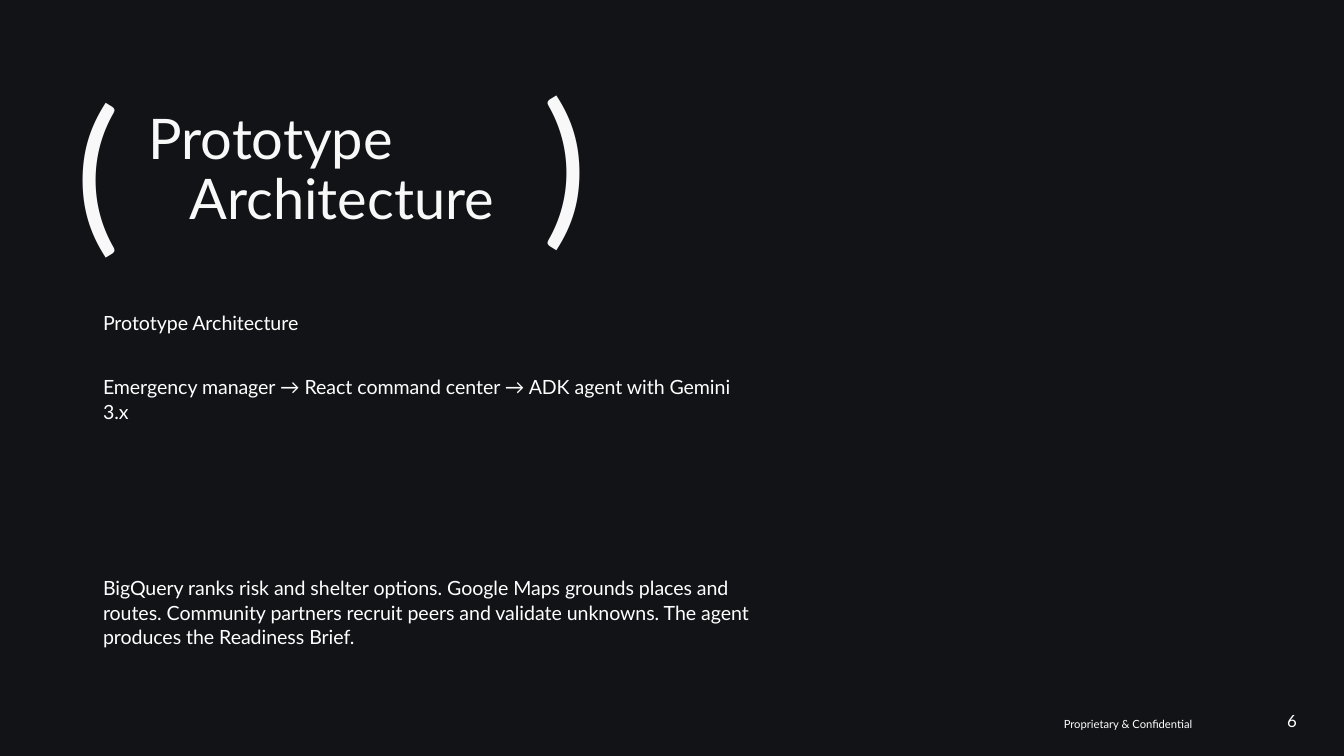
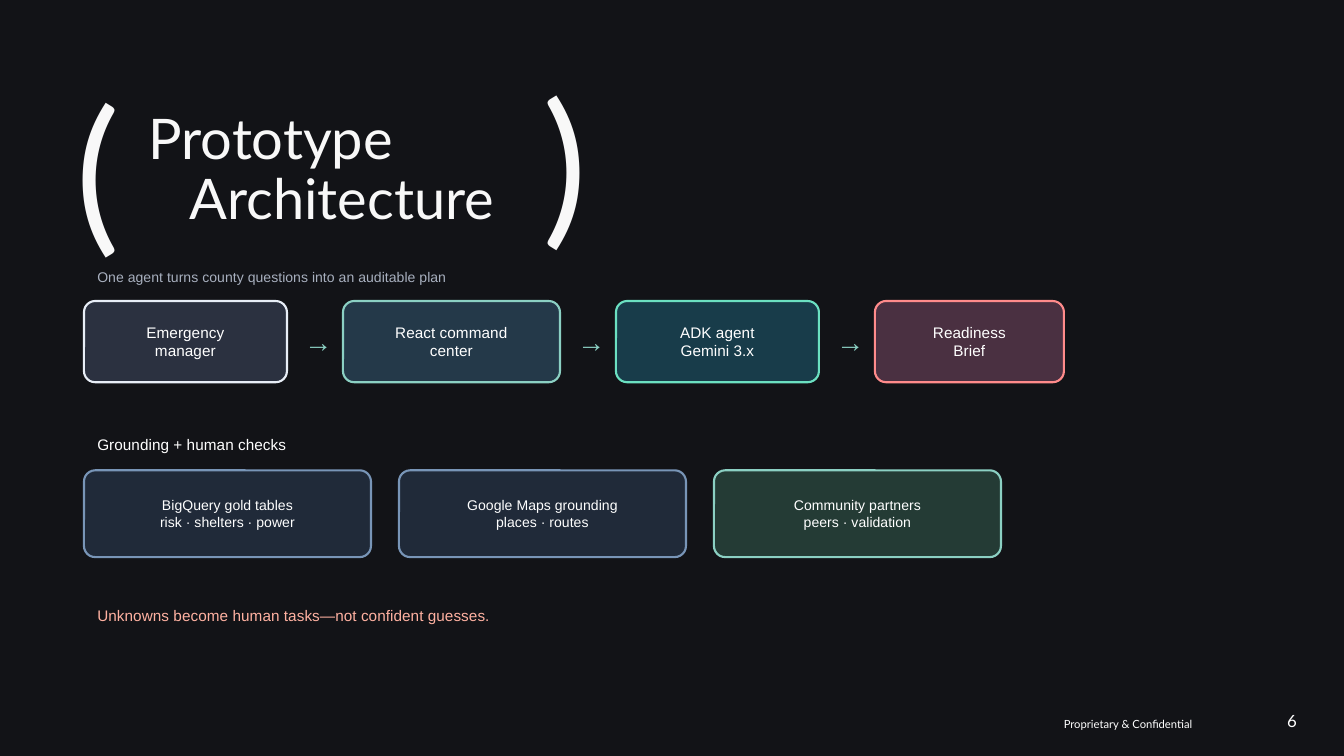
Before and after one commit to rahmani-hossein/hurricane-evacuation, a slide deck: slide 6 of docs/No-One-Left-Behind-Lee-County.pptx. Drawn at 1344x756 pixels with LibreOffice and Linux fonts; fonts in the diff are those of the drawing; background and template pictures are left out. Boxes give left, top, right and bottom in pixels: in the first picture for what was removed or moved away, otherwise in the second. Text is boxed around its words. In the diff, an @@ line names an element or a change of style, - is before the commit and + after.

Commit message:
feat: add agent architecture flow to pitch deck

```diff
--- a/docs/No-One-Left-Behind-Lee-County.pptx
+++ b/docs/No-One-Left-Behind-Lee-County.pptx
@@ text added at bbox=[97, 272, 446, 285], 7.5 pt, text #A8B0BF @@
+One agent turns county questions into an auditable plan
@@ rounded rectangle added at bbox=[83, 301, 286, 382], fill #2B3140, outline #E8EEF7 1.13 pt, 8.2 pt, text #FFFFFF @@
+Emergency
+manager
@@ text removed at bbox=[103, 315, 749, 648] @@
-Prototype Architecture
-Emergency manager → React command center → ADK agent with Gemini 3.x
-BigQuery ranks risk and shelter options. Google Maps grounds places and routes. Community partners recruit peers and validate unknowns. The agent produces the Readiness Brief.
@@ text added at bbox=[292, 320, 343, 364], 15 pt, text #8BD0C3 @@
+→
@@ rounded rectangle added at bbox=[343, 301, 559, 382], fill #243949, outline #8BD0C3 1.13 pt, 8.2 pt, text #FFFFFF @@
+React command
+center
@@ text added at bbox=[564, 320, 616, 364], 15 pt, text #8BD0C3 @@
+→
@@ rounded rectangle added at bbox=[616, 301, 818, 382], fill #183C4A, outline #6BE0C1 1.13 pt, 8.2 pt, text #FFFFFF @@
+ADK agent
+Gemini 3.x
@@ text added at bbox=[823, 320, 874, 364], 15 pt, text #8BD0C3 @@
+→
@@ rounded rectangle added at bbox=[875, 301, 1064, 382], fill #4A3041, outline #FF8B8B 1.13 pt, 8.2 pt, text #FFFFFF @@
+Readiness
+Brief
@@ text added at bbox=[97, 439, 286, 453], 8.2 pt, text #FFFFFF @@
+Grounding + human checks
@@ rounded rectangle added at bbox=[83, 470, 371, 558], fill #202A39, outline #7895B7 1.13 pt, 7.5 pt, text #FFFFFF @@
+BigQuery gold tables
+risk · shelters · power
@@ rounded rectangle added at bbox=[399, 470, 687, 558], fill #202A39, outline #7895B7 1.13 pt, 7.5 pt, text #FFFFFF @@
+Google Maps grounding
+places · routes
@@ rounded rectangle added at bbox=[714, 470, 1001, 558], fill #243B35, outline #8BD0C3 1.13 pt, 7.5 pt, text #FFFFFF @@
+Community partners
+peers · validation
@@ text added at bbox=[97, 610, 490, 624], 8.2 pt, text #FFB1A1 @@
+Unknowns become human tasks—not confident guesses.
```
